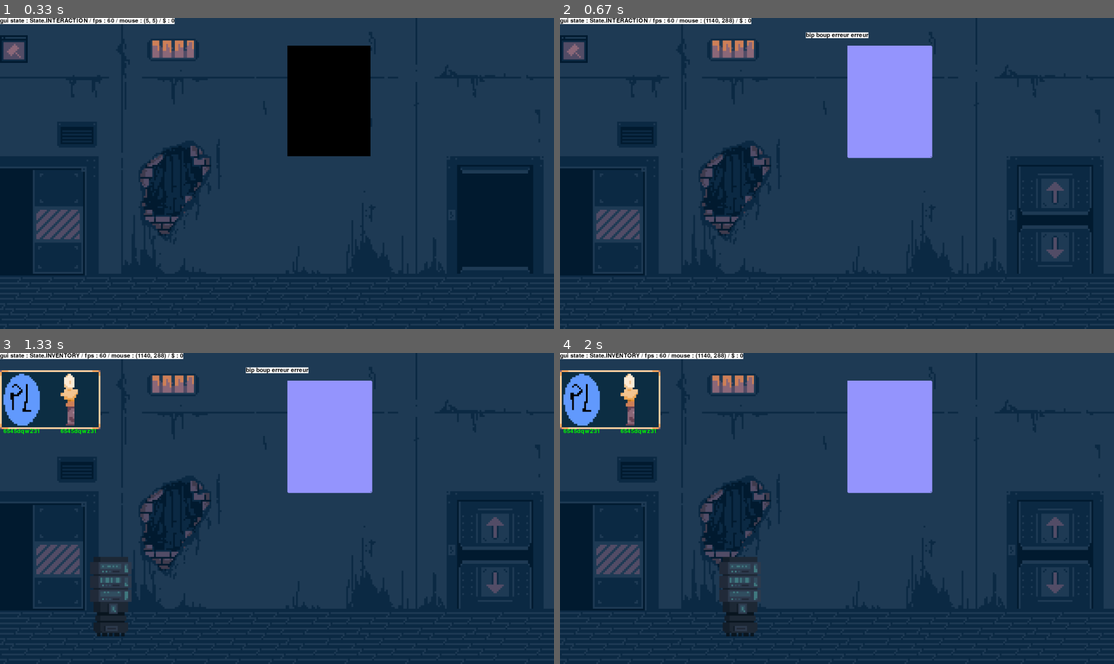
Above: before the commit, frames 1-4 (two rows, left to right).
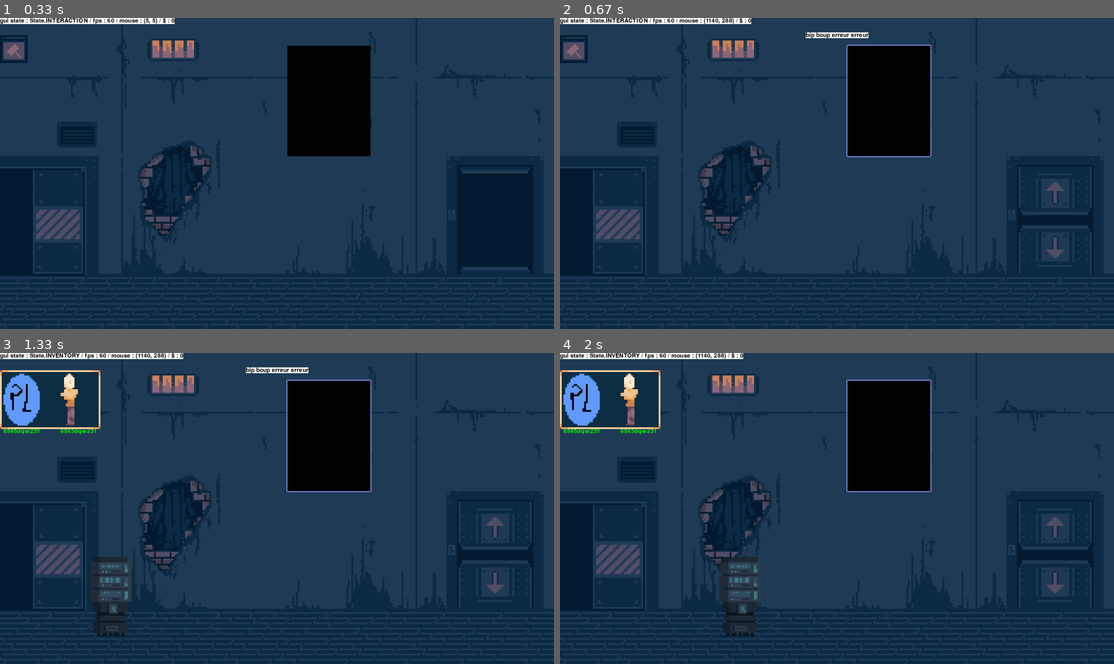
Above: after the commit, the same moments.

Repository: PouchyCorp/TrophNSI
Game: pygame game, started from sources/main.py
The game is run twice, just before and just after one commit, with the same random seed, the same clock (stepped at 60 frames per second) and the same inputs.
Inputs (mouse positions are in pixels of both pictures, inside the frame that each line leads up to):
- Up to frame 1 (0.33 s): no input
- Up to frame 2 (0.67 s): click (886, 101) at 0.38 s
- Up to frame 3 (1.33 s): hold Up 0.67-1.13 s; tap Space at 0.73, 1.03, 1.23 s; tap B at 0.82 s; hold Down from 1.17 s (still down)
- Up to frame 4 (2 s): release Down at 1.47 s; hold Up 1.5-1.87 s; tap Space at 1.57, 1.97 s; hold Down from 1.9 s (still down)

Frame 1 is identical in both runs. In frame 2, 5.6% of the frame differs, in the area x 51-68%, y 8-46%; in frame 3, 5.6%; in frame 4, 5.6%.

Commit message:
outlines mieux

Diff:
--- a/sources/objects/placeable.py
+++ b/sources/objects/placeable.py
@@ -29,13 +29,14 @@
 
         self.rect : Rect = self.surf.get_rect()
         self.rect.x, self.rect.y = self.coord.xy
+        self.temp_rect = self.rect.copy()
 
         #snap to x axis
         self.y_constraint = y_constraint
         self.placed = False
 
     def get_blit_args(self):
-        return self.temp_surf, self.rect
+        return self.temp_surf, self.temp_rect
 
     def draw_outline(self, win : Surface, color : tuple):
         win.blit(get_outline(self.surf, color), (self.rect.x-3, self.rect.y-3))
@@ -63,11 +64,13 @@
 
         if is_hovered:
             self.temp_surf = get_outline(self.surf, color)
-            self.temp_surf.blit(self.surf, (self.rect.x+3, self.rect.y+3))
-            self.temp_surf.scroll(-3,-3)
+            self.temp_surf.blit(self.surf, (3,3))
+            self.temp_rect = self.rect.copy()
+            self.temp_rect.x -= 3
+            self.temp_rect.y -= 3
         else:
-            self.temp_surf = self.surf
-
+            self.temp_surf = self.surf.copy()
+            self.temp_rect = self.rect.copy()
 
 
 
